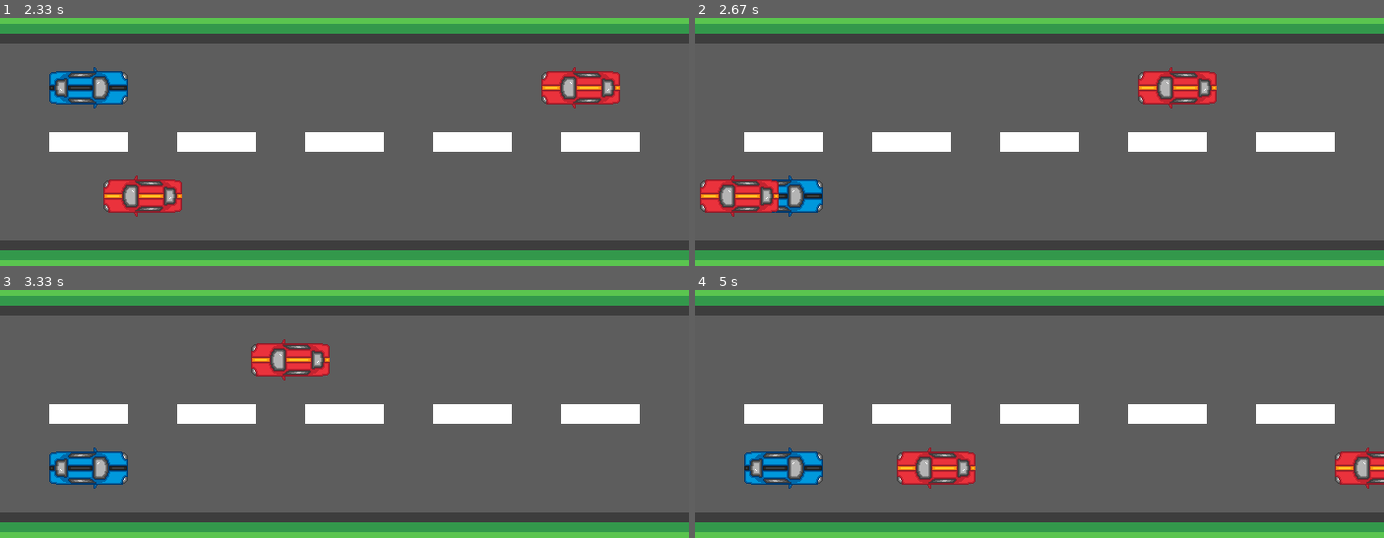
Above: before the commit, frames 1-4 (two rows, left to right).
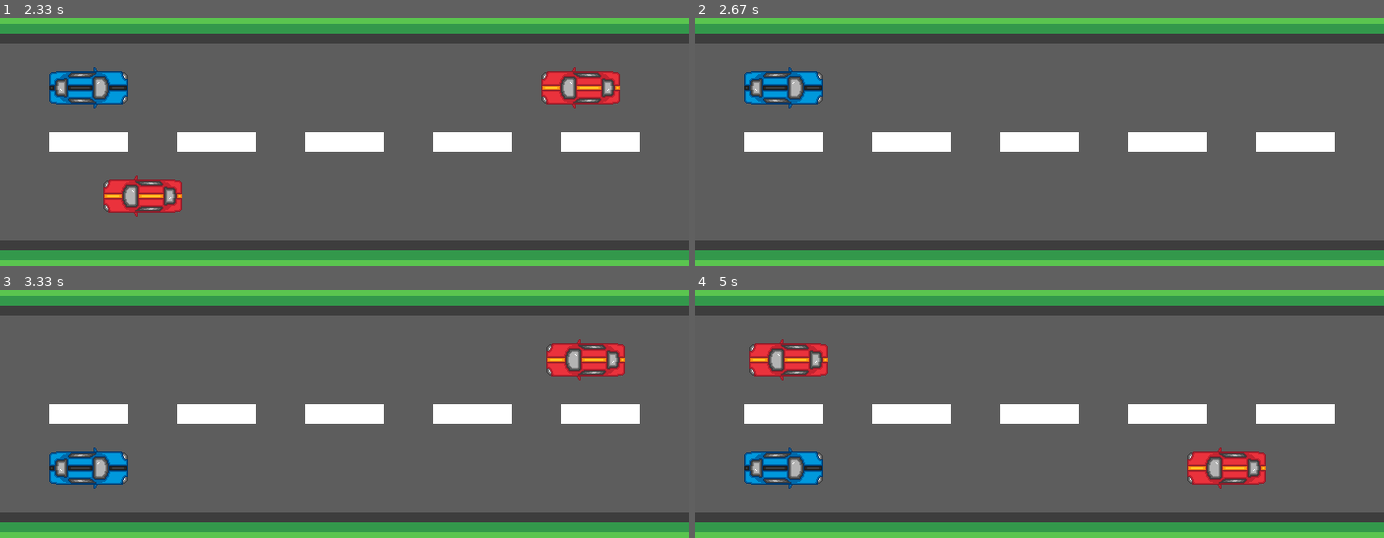
Above: after the commit, the same moments.

Repository: daliborstakic/racingcar-pygame
Game: pygame game, started from main.py
Same seed, same stepped clock (60 frames per second), same inputs: the game is played once before the commit and once after it.
Inputs:
- Up to frame 1 (2.33 s): hold Down 0.83-1.3 s; hold Up 1.33-1.7 s; hold Down 1.73-2.1 s; hold Up from 2.13 s (still down)
- Up to frame 2 (2.67 s): release Up at 2.43 s; hold Down from 2.47 s (still down)
- Up to frame 3 (3.33 s): release Down at 2.77 s; hold Down from 3.2 s (still down)
- Up to frame 4 (5 s): release Down at 3.57 s; hold Up 3.6-3.9 s; hold Down 3.93-4.23 s; hold Up 4.27-4.63 s; hold Down from 4.67 s (still down)

Frame 1 is identical in both runs. In frame 2, 5.2% of the frame differs, in the area x 0-76%, y 19-81%; in frame 3, 2.9%; in frame 4, 5.2%, in the area x 7-100%, y 19-81%.

Commit message:
Added collisions.

Diff:
--- a/main.py
+++ b/main.py
@@ -4,15 +4,17 @@
 
 pygame.init()
 
+# Images
+BACKGROUND = pygame.image.load("images/background.png")
+PLAYER_IMG = pygame.image.load("images/player.png")
+ENEMY_IMG = pygame.image.load("images/enemy.png")
+
 # Screen
 WIDTH = 700
 HEIGHT = 400
 win = pygame.display.set_mode((WIDTH, HEIGHT))
-
-# Images
-BACKGROUND = pygame.image.load("images/background.png")
-PLAYER_IMG = pygame.image.load("images/player.png")
-ENEMY_IMG = pygame.image.load("images/enemy.png")
+pygame.display.set_caption("Racing car")
+pygame.display.set_icon(PLAYER_IMG)
 
 # Colors
 WHITE = (255, 255, 255)
@@ -67,8 +69,15 @@
     if enemy.x == WIDTH // 2:
         enemies.append(Enemy())
 
-    if enemy.x <= 0:
+    if enemy.x <= -ENEMY_IMG.get_width():
         enemies.pop(0)
+
+
+def has_collided(enemy):
+    if enemy.x <= player.x <= enemy.x + ENEMY_IMG.get_width() and player.y == enemy.y:
+        return True
+
+    return False
 
 
 def render():
@@ -81,6 +90,8 @@
 
     pygame.display.update()
 
+def display_message(subject):
+    pass
 
 def main():
     global player, enemies
@@ -103,6 +114,9 @@
             enemy.move()
             enemy_spawn(enemy)
 
+            if has_collided(enemy):
+                run = False
+
         render()
 
 
